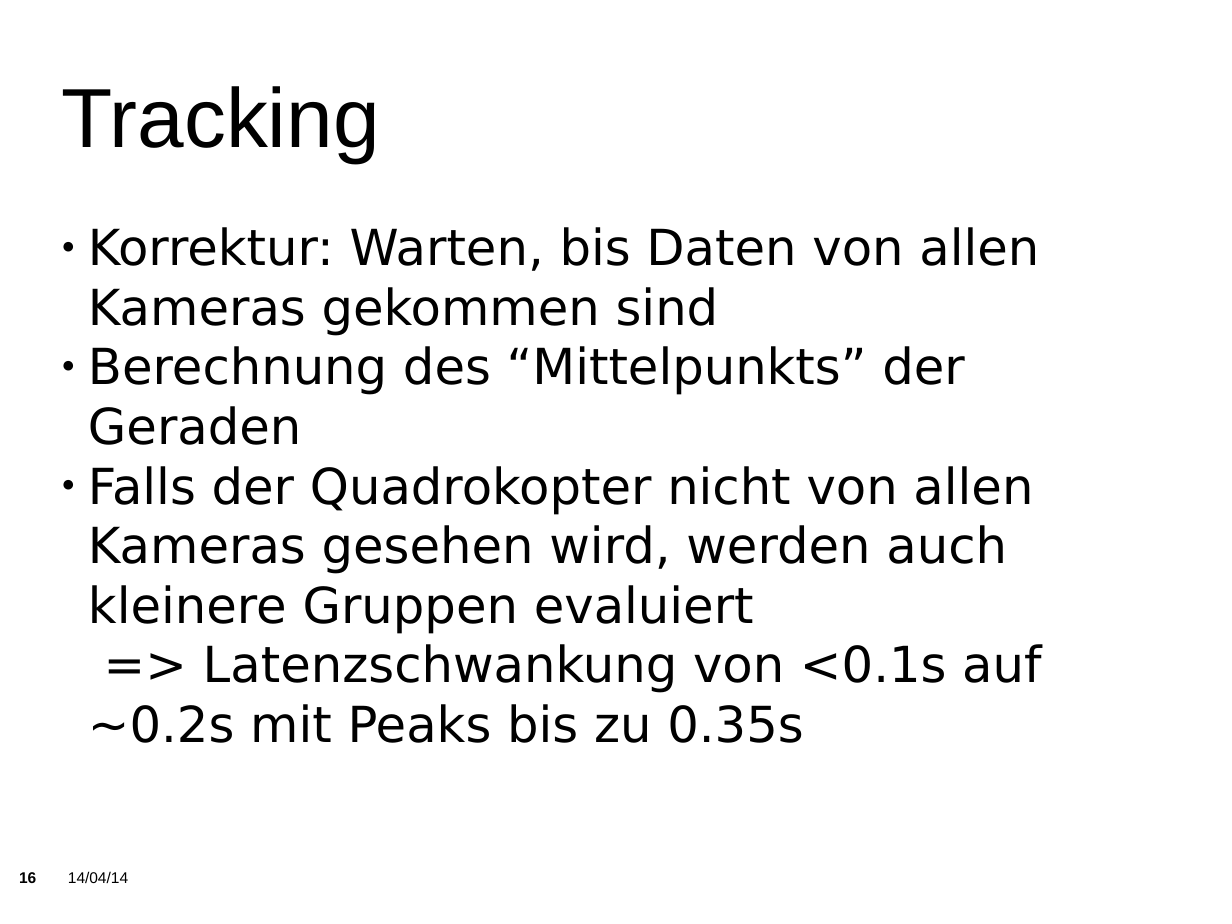
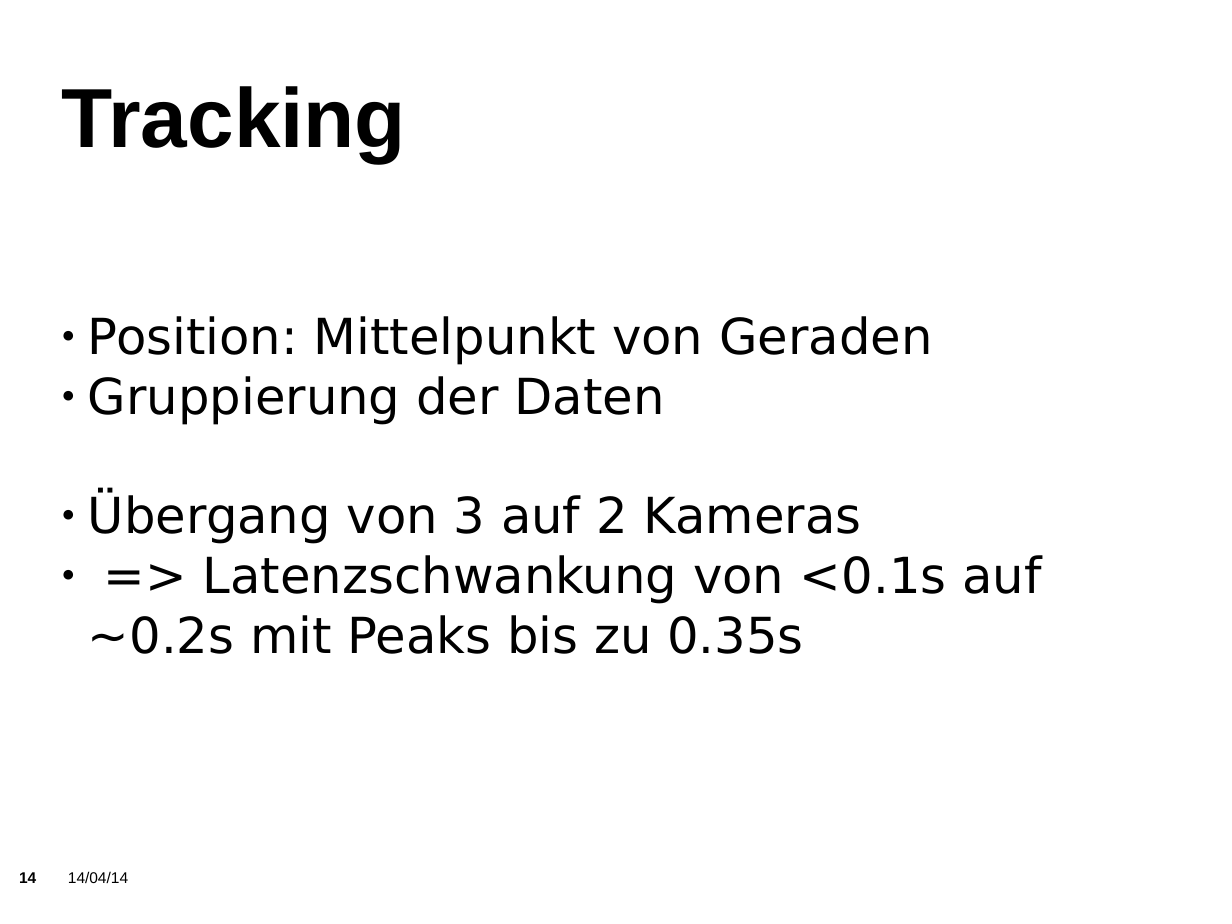
Before and after one commit to KITrokopter/Presentation, a slide deck: slide 14 of PresentationInTotal v0.1.odp (slide 16 before the commit). Drawn at 1232x924 pixels with LibreOffice and Linux fonts; fonts in the diff are those of the drawing; background and template pictures are left out. Boxes give left, top, right and bottom in pixels: in the first picture for what was removed or moved away, otherwise in the second. Text is boxed around its words. In the diff, an @@ line names an element or a change of style, - is before the commit and + after.

```diff
--- a/PresentationInTotal v0.1.odp
+++ b/PresentationInTotal v0.1.odp
@@ title "Tracking" at (62, 86, 406, 163): bold on @@
@@ subtitle at (88, 316, 932, 544): text changed @@
-● Korrektur: Warten, bis Daten von allen Kameras gekommen sind
-● Berechnung des “Mittelpunkts” der Geraden
-● Falls der Quadrokopter nicht von allen Kameras gesehen wird, werden auch kleinere Gruppen evaluiert
+● Position: Mittelpunkt von Geraden
+● Gruppierung der Daten
+● Übergang von 3 auf 2 Kameras
@@ subtitle at (88, 555, 1041, 654): bullet none to ● @@
@@ page number at (19, 872, 36, 883): text changed @@
-16
+14
```
Also in this commit, not shown: 24 other slides changed, 5 slides added, 15 slides removed.
